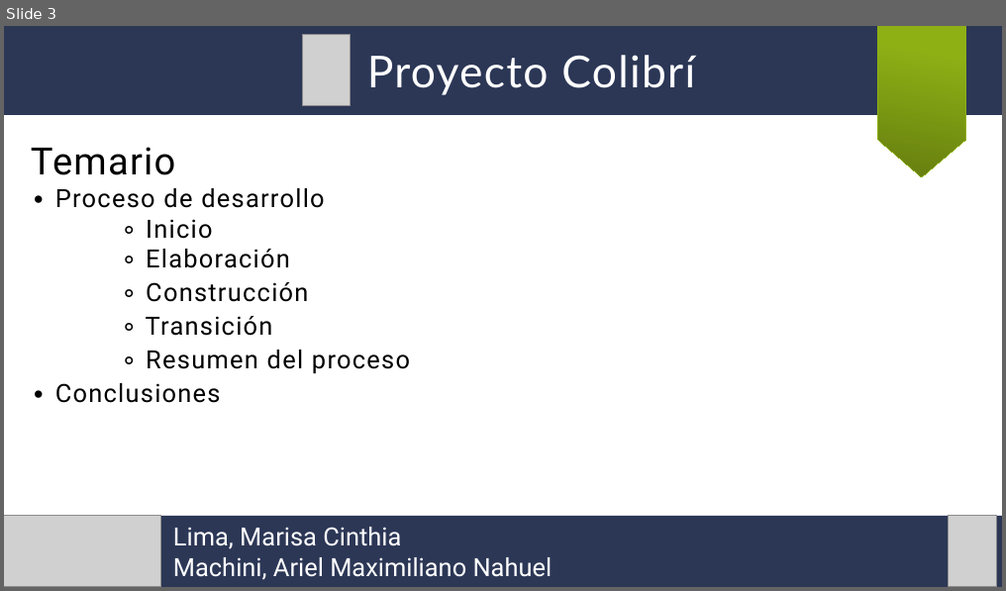
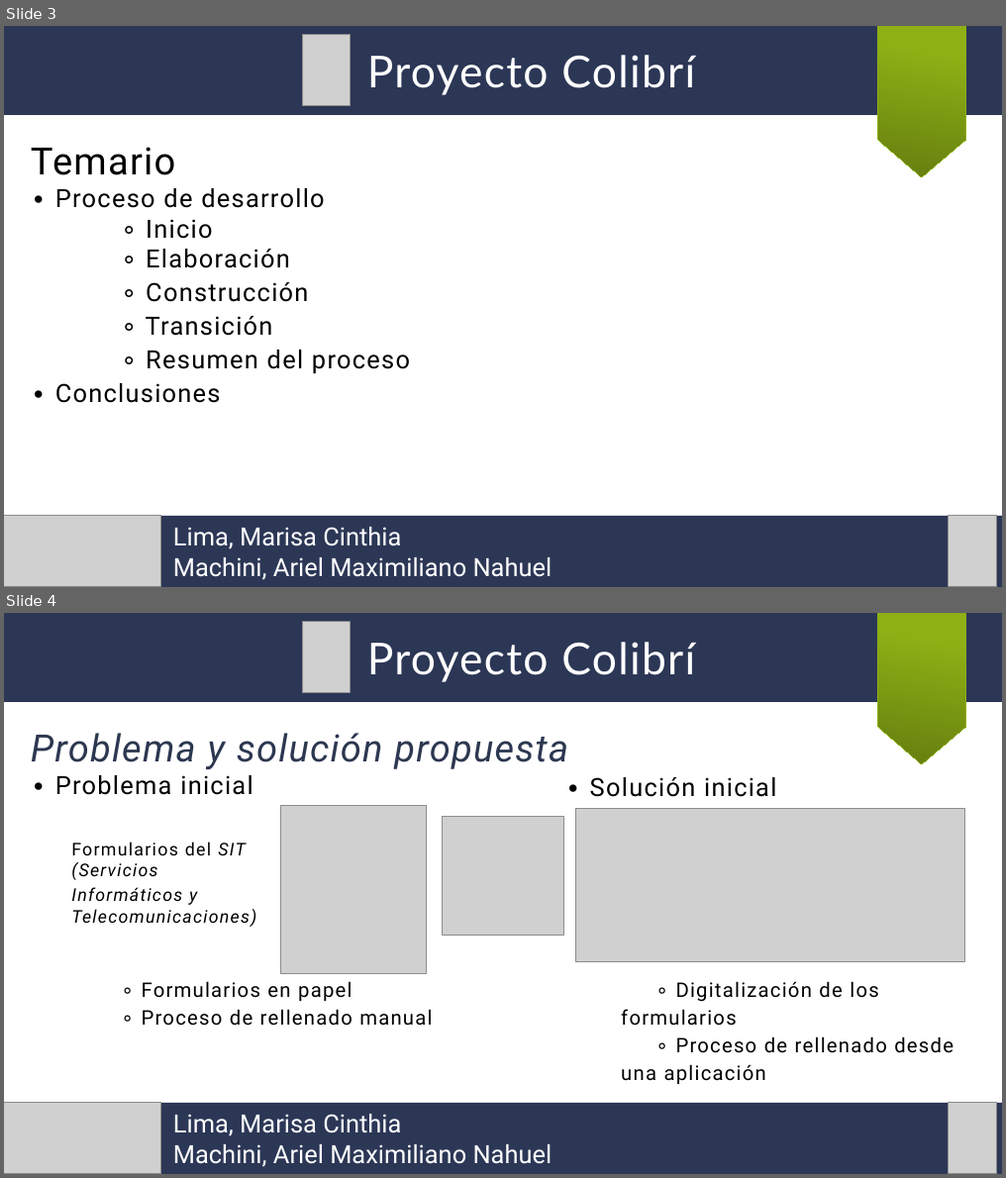
Before and after one commit to arielmachini/Caciar, a slide deck: Archivo/Presentaciones/Presentación final.odp. Shown one above the other, each under a label of ours: slide 3 before the commit, slides 3 and 4 after it. The pictures are 1006x591 and 1006x1178 pixels, drawn with LibreOffice and Linux fonts; fonts in the diff are those of the drawing; grey boxes stand for pictures. Boxes give left, top, right and bottom in pixels: in the first picture for what was removed or moved away, otherwise in the second. Text is boxed around its words. In the diff, an @@ line names an element or a change of style, - is before the commit and + after.

```diff
--- a/Archivo/Presentaciones/Presentación final.odp
+++ b/Archivo/Presentaciones/Presentación final.odp
@@ slide 4 added at bbox=[4, 613, 1002, 1174], background #FFFFFF @@
@@ rectangle added at bbox=[4, 613, 1002, 702], fill #2C3756 @@
@@ picture added at bbox=[303, 622, 350, 693] @@
@@ text added at bbox=[367, 642, 695, 682], 35 pt, text #FFFFFF @@
+Proyecto Colibrí
@@ freeform shape added at bbox=[877, 613, 966, 764], fill gradient #8EB015 to #8EAF15 to #8DAF15 to #8DAE15 to #8CAE15 to #8CAD15, outline #8EB015 0 pt @@
@@ text added at bbox=[31, 733, 568, 795], 30 pt, text #2C3750, italic @@
+Problema y solución propuesta
+∙ Problema inicial
@@ text added at bbox=[590, 777, 776, 797], 20 pt, text #000000 @@
+∙ Solución inicial
@@ picture added at bbox=[280, 806, 426, 975] @@
@@ picture added at bbox=[443, 816, 563, 935] @@
@@ picture added at bbox=[576, 809, 965, 962] @@
@@ text added at bbox=[71, 842, 256, 927], 14 pt, text #000000, italic @@
+Formularios del SIT (Servicios
+Informáticos y Telecomunicaciones)
@@ text added at bbox=[142, 981, 432, 1026], 16 pt, text #000000 @@
+∘ Formularios en papel
+∘ Proceso de rellenado manual
@@ text added at bbox=[621, 981, 953, 1084], 16 pt, text #000000 @@
+∘ Digitalización de los
+formularios
+∘ Proceso de rellenado desde
+una aplicación
@@ rectangle added at bbox=[4, 1103, 1002, 1174], fill #2C3756 @@
@@ picture added at bbox=[4, 1103, 160, 1174] @@
@@ text added at bbox=[173, 1114, 552, 1167], 20 pt, text #FFFFFF @@
+Lima, Marisa Cinthia
+Machini, Ariel Maximiliano Nahuel
@@ picture added at bbox=[948, 1103, 997, 1174] @@
```
Also in this commit, not shown: 3 slides changed, 11 other slides added, 11 other files.
